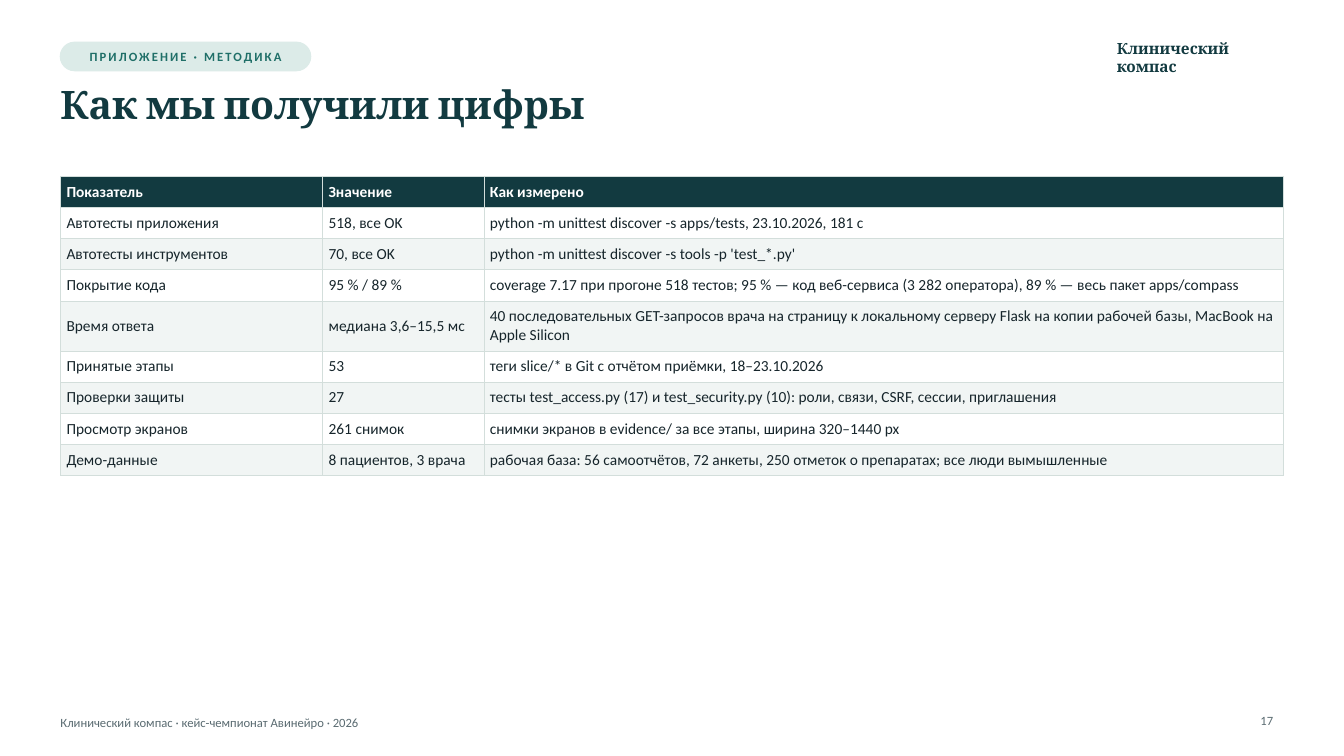
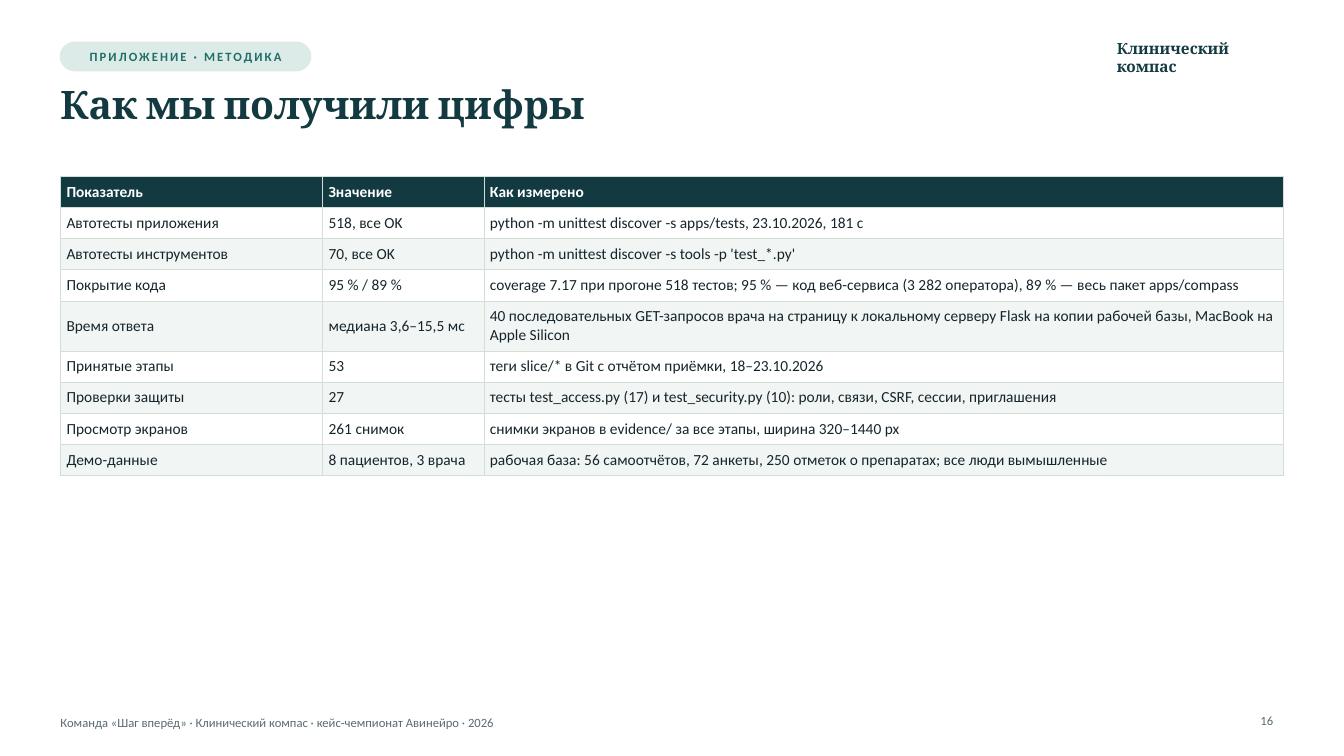
Before and after one commit to Azimat000/clinical-compass, a slide deck: slide 16 of deliverables/presentation/klinicheskiy-kompas-demo-day.pptx (slide 17 before the commit). Drawn at 1344x756 pixels with LibreOffice and Linux fonts; fonts in the diff are those of the drawing; background and template pictures are left out. Boxes give left, top, right and bottom in pixels: in the first picture for what was removed or moved away, otherwise in the second. Text is boxed around its words. In the diff, an @@ line names an element or a change of style, - is before the commit and + after.

```diff
--- a/deliverables/presentation/klinicheskiy-kompas-demo-day.pptx
+++ b/deliverables/presentation/klinicheskiy-kompas-demo-day.pptx
@@ text at <box>60,718,494,729</box>: text changed @@
-Клинический компас · кейс-чемпионат Авинейро · 2026
+Команда «Шаг вперёд» · Клинический компас · кейс-чемпионат Авинейро · 2026
@@ page number at <box>1260,716,1273,725</box>: text changed @@
-17
+16
```
Also in this commit, not shown: 15 other slides changed, 2 slides added, 2 slides removed, 12 other files.
